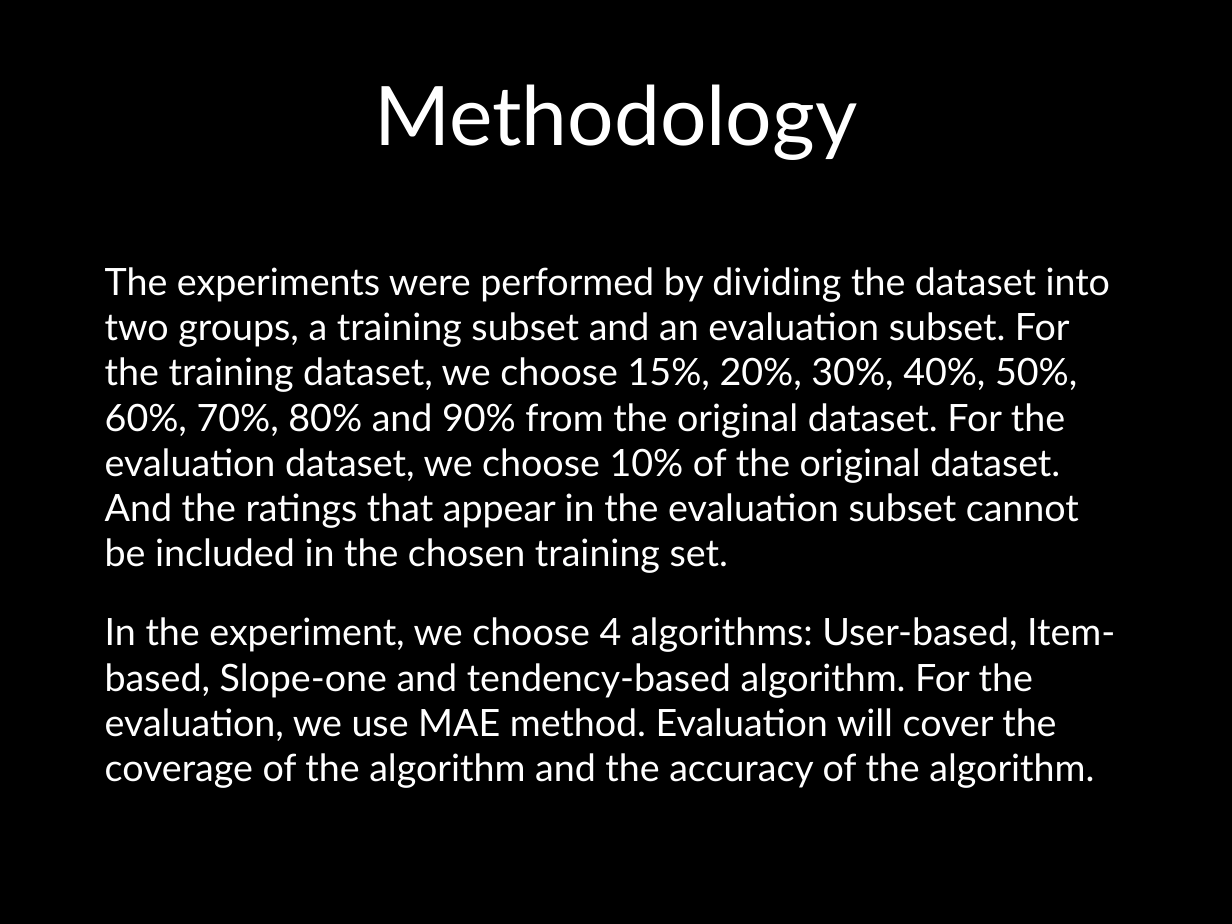
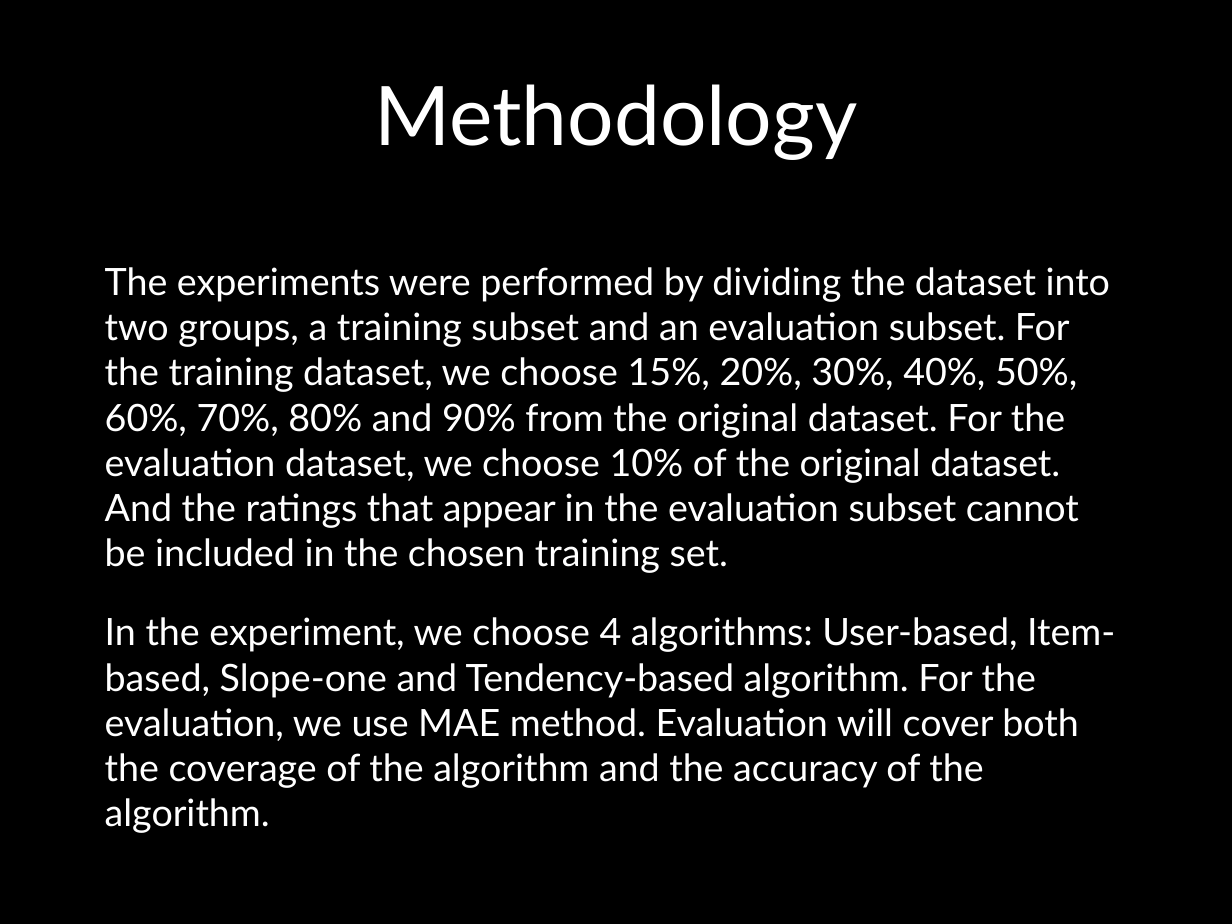
Before and after one commit to UCSBGauchos/MAE-data, a slide deck: slide 17 of Final Presentation.pptx. Drawn at 1232x924 pixels with LibreOffice and Linux fonts; fonts in the diff are those of the drawing; background and template pictures are left out. Boxes give left, top, right and bottom in pixels: in the first picture for what was removed or moved away, otherwise in the second. Text is boxed around its words. In the diff, an @@ line names an element or a change of style, - is before the commit and + after.

```diff
--- a/Final Presentation.pptx
+++ b/Final Presentation.pptx
@@ text at (105, 617, 1115, 833): text changed @@
-In the experiment, we choose 4 algorithms: User-based, Item-based, Slope-one and tendency-based algorithm. For the evaluation, we use MAE method. Evaluation will cover the coverage of the algorithm and the accuracy of the algorithm.
+In the experiment, we choose 4 algorithms: User-based, Item-based, Slope-one and Tendency-based algorithm. For the evaluation, we use MAE method. Evaluation will cover both the coverage of the algorithm and the accuracy of the algorithm.
```
Also in this commit, not shown: 13 other slides changed, 1 slide added.
